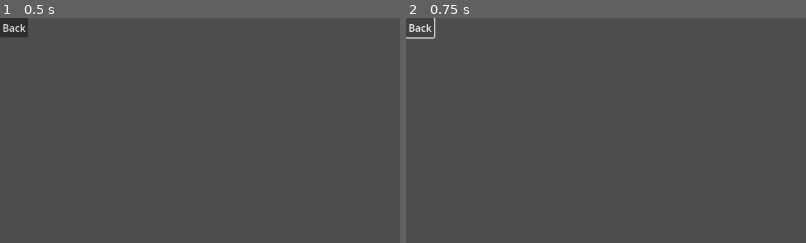
Above: before the commit, frames 1-2 (left to right).
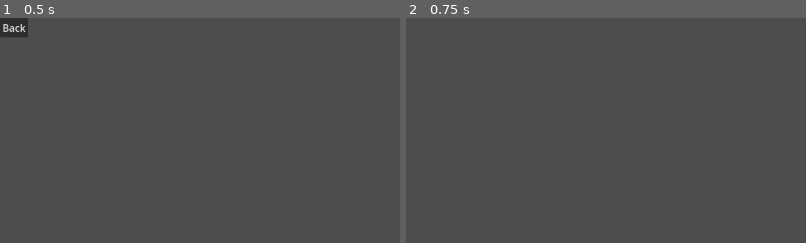
Above: after the commit, the same moments.

Repository: zakari-oujri/Shadow-of-Memory
Game: Godot game, scene res://Scenes/Main UI/options.tscn
Two runs of this game, one before a commit and one after it. Both use one fixed random seed, a clock stepped at 60 frames per second and the inputs below. Before the commit the project has no main scene; this scene is started directly in both runs.
Inputs:
- Up to frame 1 (0.5 s): no input
- Up to frame 2 (0.75 s): click "Back" at 0.5 s
The pictures show only the part of the screen within x 0-50%, y 0-50%; the shares and areas given below are measured in that part.

Frame 1 is identical in both runs. In frame 2, 0.2% of the frame differs, in the area x 0-8%, y 0-10%.
Error before the commit: Parse Error: Expected indented block after function declaration. (res://Scenes/Main)

Commit message:
up dat
😭

Diff:
--- a/Scenes/Main UI/main_menu.gd
+++ b/Scenes/Main UI/main_menu.gd
@@ -6,7 +6,7 @@
 
 
 func _on_options_pressed() -> void:
-get_tree().change_scene_to_file("res://options.tscn")
+	get_tree().change_scene_to_file("res://Scenes/Main UI/options.tscn")
 
 
 func _on_extras_pressed() -> void:
@@ -14,4 +14,4 @@
 
 
 func _on_quit_pressed() -> void:
-get_tree().quit()
+	get_tree().quit()
--- a/Scenes/Main UI/options.gd
+++ b/Scenes/Main UI/options.gd
@@ -2,4 +2,4 @@
 
 
 func _on_button_pressed() -> void:
-get_tree().change_scene_to_file("res://main_menu.tscn")
+	get_tree().change_scene_to_file("res://Scenes/Main UI/Main UI.tscn")
--- a/project.godot
+++ b/project.godot
@@ -11,6 +11,7 @@
 [application]
 
 config/name="Shadow-of-Memory"
+run/main_scene="uid://b06q1ka3065ju"
 config/features=PackedStringArray("4.4", "GL Compatibility")
 config/icon="res://Scenes/Main UI/icon.svg"
 
